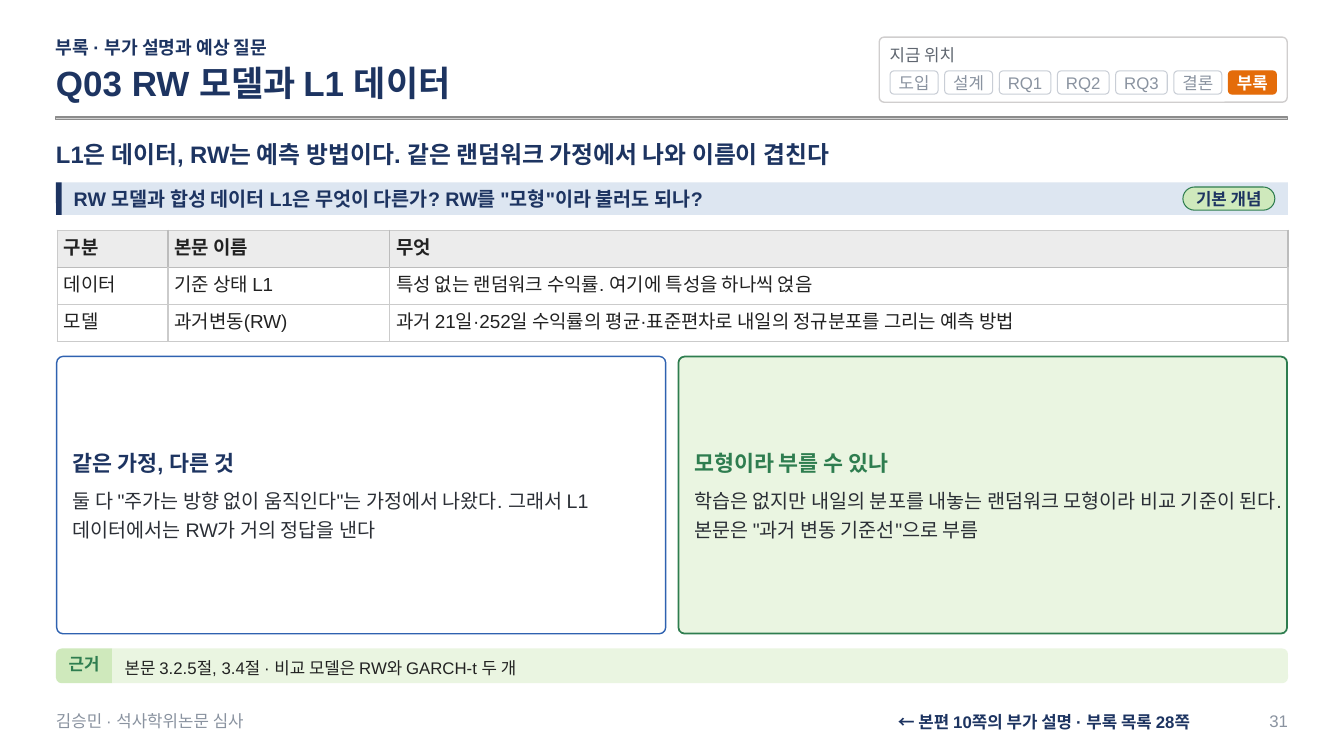
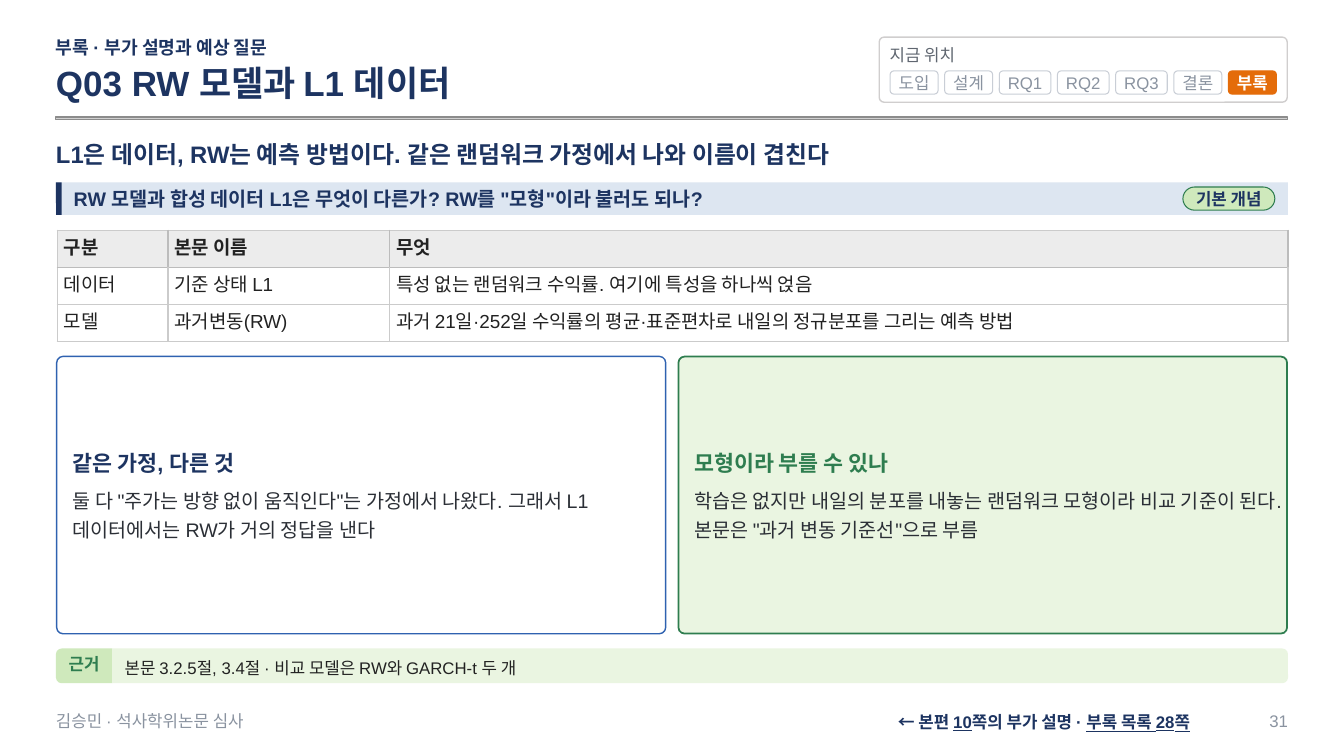
Before and after one commit to sapzzil/Master-thesis, a slide deck: slide 31 of 05_논문작성/석사학위논문 심사 발표.pptx. Drawn at 1344x756 pixels with LibreOffice and Linux fonts; fonts in the diff are those of the drawing; grey boxes stand for pictures. Boxes give left, top, right and bottom in pixels: in the first picture for what was removed or moved away, otherwise in the second. Text is boxed around its words. In the diff, an @@ line names an element or a change of style, - is before the commit and + after.

```diff
--- a/05_논문작성/석사학위논문 심사 발표.pptx
+++ b/05_논문작성/석사학위논문 심사 발표.pptx
@@ text "← 본편 10쪽의 부가 설명 ..." at (x1=918, y1=714, x2=1190, y2=732): underline on in "10쪽의 부록 목록 28쪽" @@
```
Also in this commit, not shown: 35 other slides changed, 3 other files.
